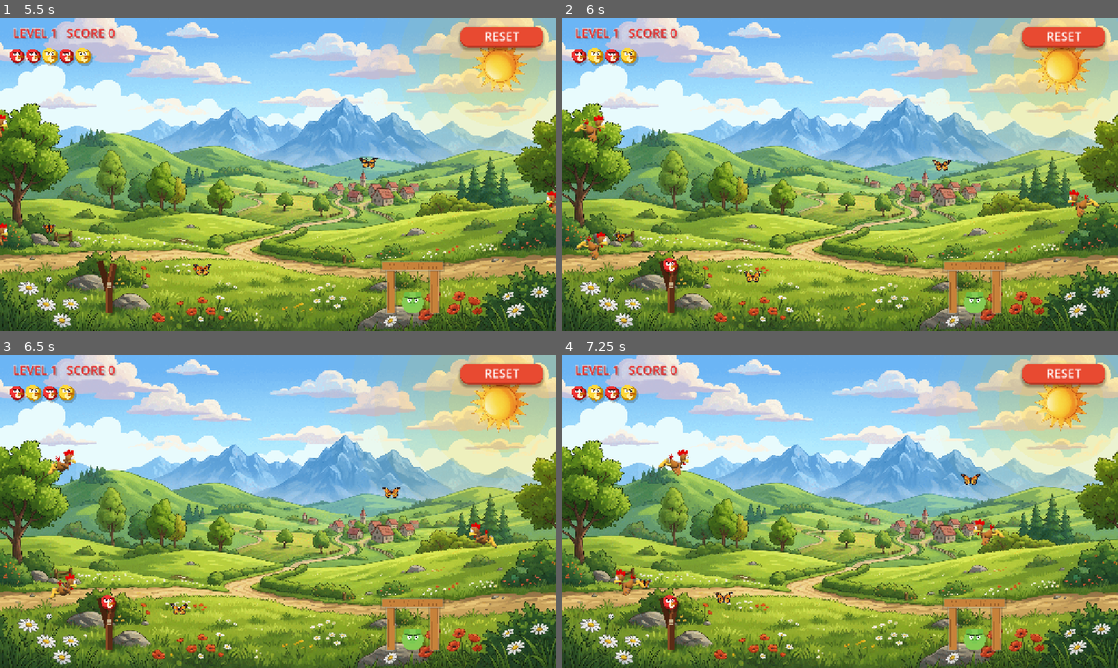
Above: before the commit, frames 1-4 (two rows, left to right).
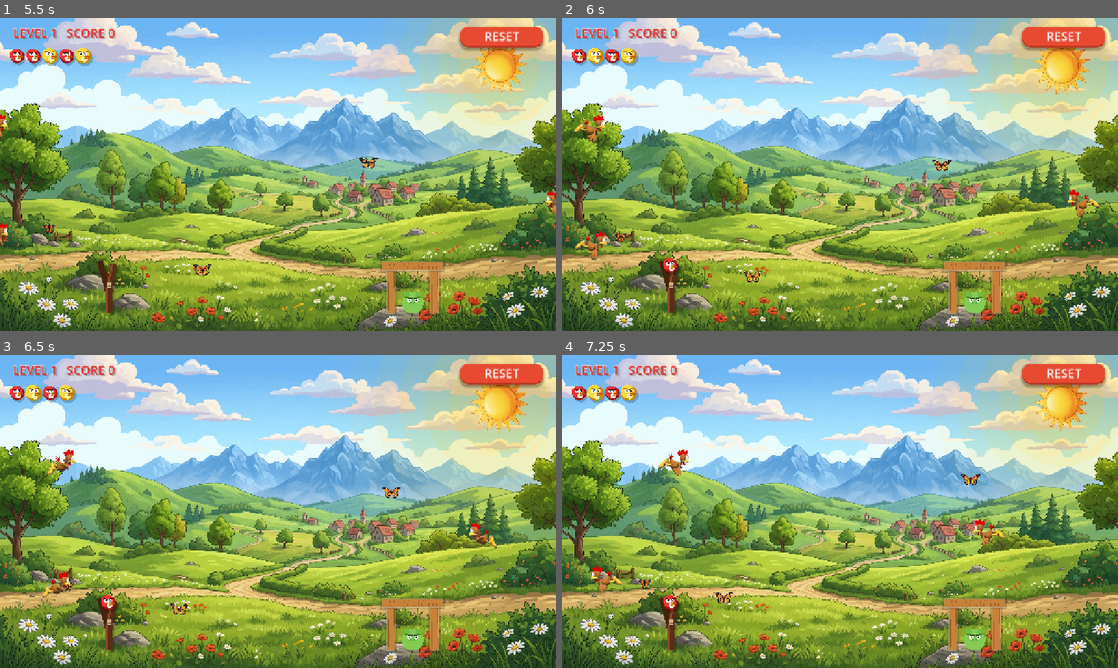
Above: after the commit, the same moments.

Repository: Vita2048/GodotAngryBirds
Game: Godot game, scene res://scenes/Main.tscn
Two runs of this game, one before a commit and one after it. Both use one fixed random seed, a clock stepped at 60 frames per second and the inputs below.
Inputs (mouse positions are in pixels of both pictures, inside the frame that each line leads up to):
- Up to frame 1 (5.5 s): move the mouse to (400, 158) at 0.52 s; click (400, 158) at 0.67 s; drag from (166, 190) to (250, 237) at 1.27 s; move the mouse to (333, 105) at 2.02 s; click (333, 105) at 2.17 s; drag from (250, 237) to (111, 127) at 2.77 s; move the mouse to (444, 221) at 3.52 s; click (444, 221) at 3.67 s; drag from (111, 127) to (194, 96) at 4.27 s; move the mouse to (305, 174) at 5.02 s; click (305, 174) at 5.17 s
- Up to frame 2 (6 s): drag from (756, 96) to (728, 190) at 5.77 s
- Up to frame 3 (6.5 s): no input
- Up to frame 4 (7.25 s): move the mouse to (962, 495) at 6.52 s; click (962, 495) at 6.67 s

Frame 1 is identical in both runs. In frame 2, 0.1% of the frame differs, in the area x 2-9%, y 68-77%; in frame 3, 0.3%; in frame 4, 0.4%, in the area x 5-15%, y 67-77%.

Commit message:
Limited explosing respawn

Diff:
--- a/scripts/Bird.gd
+++ b/scripts/Bird.gd
@@ -10,6 +10,7 @@
 var squash_time := 0.0
 var life_time := 0.0
 var launch_time := 0.0
+var is_bonus := false
 
 func setup(p_type: String, p_radius: float) -> void:
 	bird_type = p_type
--- a/scripts/Chicken.gd
+++ b/scripts/Chicken.gd
@@ -16,6 +16,7 @@
 var shot_bird_radius := 16.0
 var scale_val := 0.6
 var can_change_direction := true
+var was_hit_by_bonus := false
 
 const FLY_SPEED := 120.0
 const CHANGE_TIME := 2.0
@@ -58,6 +59,15 @@
 		_pick_new_target_velocity()
 
 	velocity = velocity.lerp(target_velocity, delta * 2.0)
+
+	# Avoid slingshot (radius ~250)
+	var sling_pos := Vector2(250, 570)
+	var dist_to_sling := position.distance_to(sling_pos)
+	if dist_to_sling < 250.0:
+		var steer_dir := (position - sling_pos).normalized()
+		var strength := remap(dist_to_sling, 0, 250, 400, 0)
+		velocity += steer_dir * strength * delta
+
 	position += velocity * delta
 
 	if abs(velocity.x) > 5.0:
@@ -105,6 +115,7 @@
 		frame_timer = 0.0
 		shot_bird_type = body.get("bird_type")
 		shot_bird_radius = body.get("radius")
+		was_hit_by_bonus = body.get("is_bonus") == true
 		# Give it some initial hit momentum and a pop up
 		velocity = body.linear_velocity * 0.15
 		velocity.y = -200.0 # Pop up
--- a/scripts/Game.gd
+++ b/scripts/Game.gd
@@ -536,11 +536,13 @@
 	# Dramatic splash
 	fx.burst(chicken.global_position, [Color("#ffffff"), Color("#ffecd2"), Color("#ffc880")], 40, 1.8, "spark")
 
-	# Respawn 10 birds
-	for i in 10:
+	# Respawn birds (7 for initial shot, 3 for chain reaction)
+	var bird_count := 3 if chicken.was_hit_by_bonus else 7
+	for i in bird_count:
 		var node := BirdScene.new()
 		node.position = chicken.global_position
 		node.setup(bird_type, radius)
+		node.is_bonus = true # Mark as bonus bird
 		node.strong_impact.connect(_on_bird_impact)
 		world_root.add_child(node)
 
